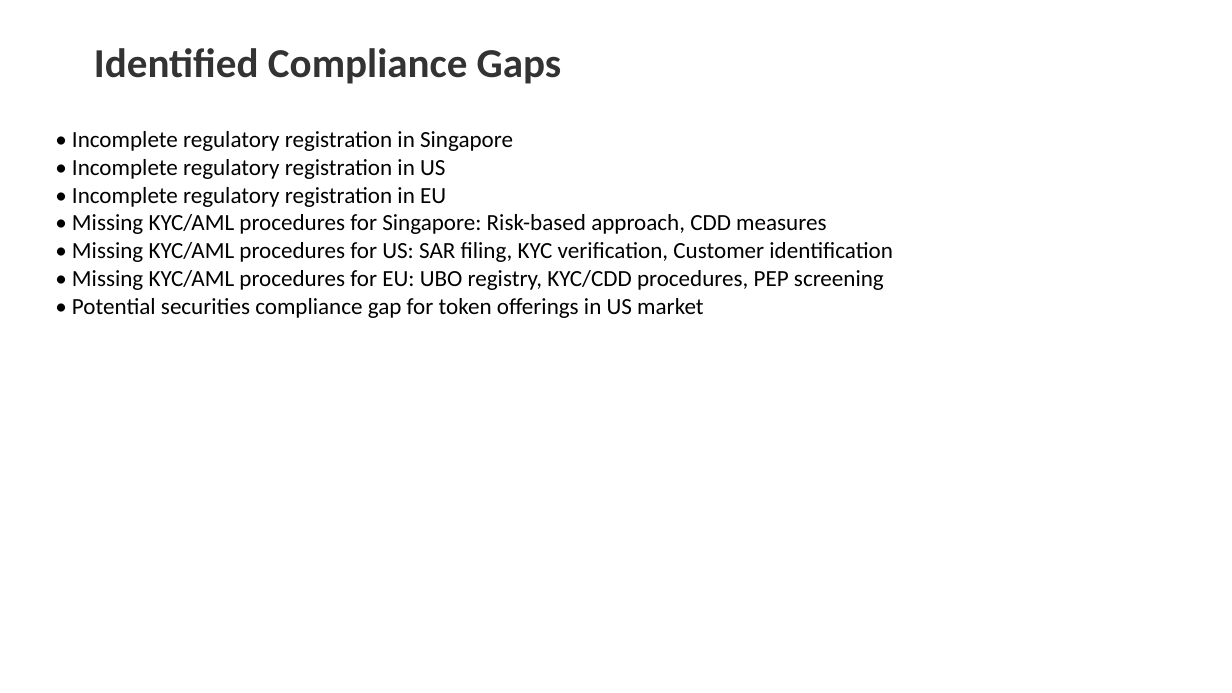
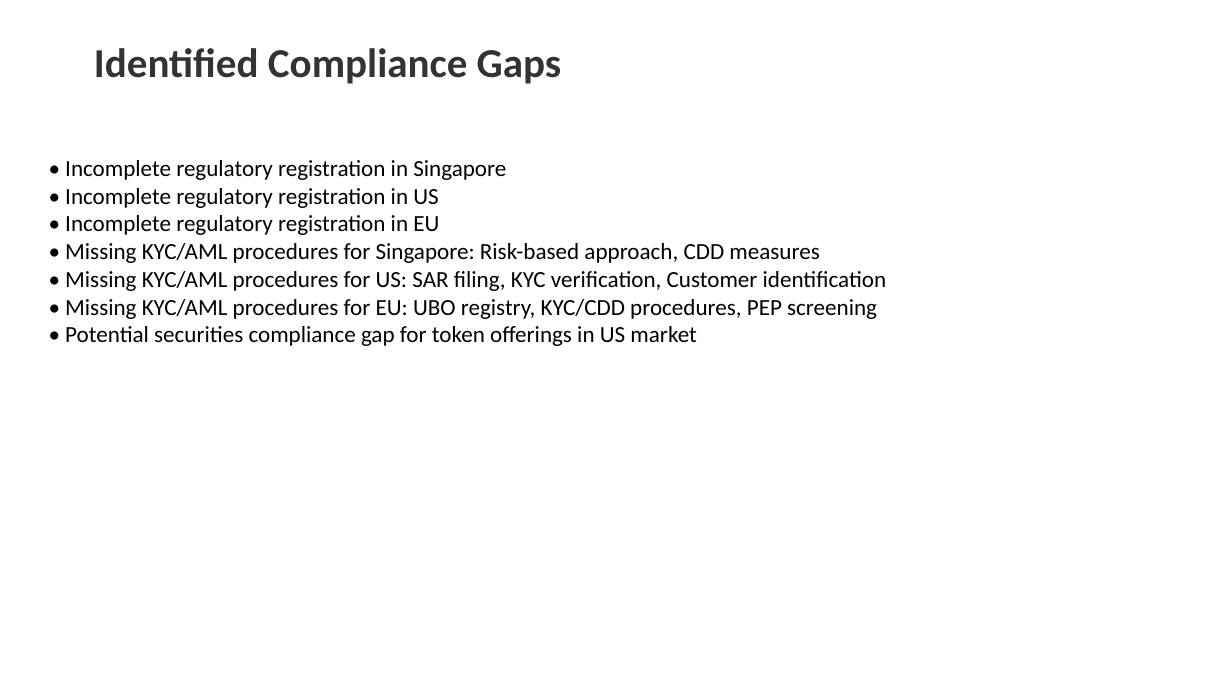
Before and after one commit to Mehdizaiem/Vault-DueDiligence-4DS1, a slide deck: slide 9 of CryptoFundDueDiligence/reports/Bitcoin_Momentum_Opportunities_Fund_DueDiligence_20250425_145057.pptx. Drawn at 1232x693 pixels with LibreOffice and Linux fonts; fonts in the diff are those of the drawing. Boxes give left, top, right and bottom in pixels: in the first picture for what was removed or moved away, otherwise in the second. Text is boxed around its words. In the diff, an @@ line names an element or a change of style, - is before the commit and + after.

```diff
--- a/CryptoFundDueDiligence/reports/Bitcoin_Momentum_Opportunities_Fund_DueDiligence_20250425_145057.pptx
+++ b/CryptoFundDueDiligence/reports/Bitcoin_Momentum_Opportunities_Fund_DueDiligence_20250425_145057.pptx
@@ text "• Incomplete regulatory registration in ...": place and size @@
-text "• Incomplete regulatory registration in ..." at bbox=[72, 131, 892, 318]
+text "• Incomplete regulatory registration in ..." at bbox=[65, 160, 886, 346]
```
Also in this commit, not shown: 1 other slide changed.
